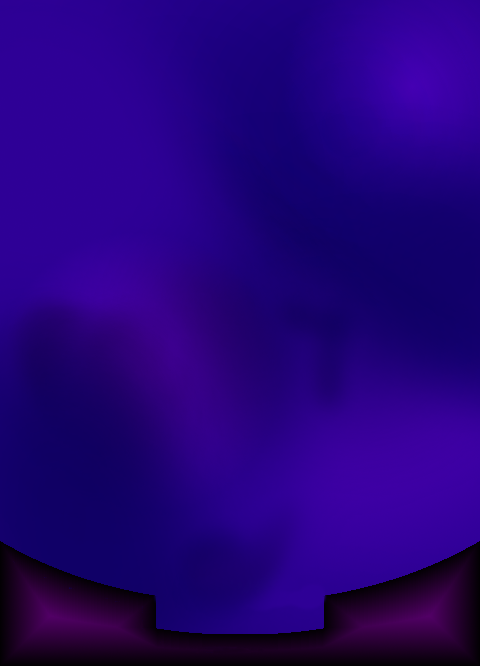
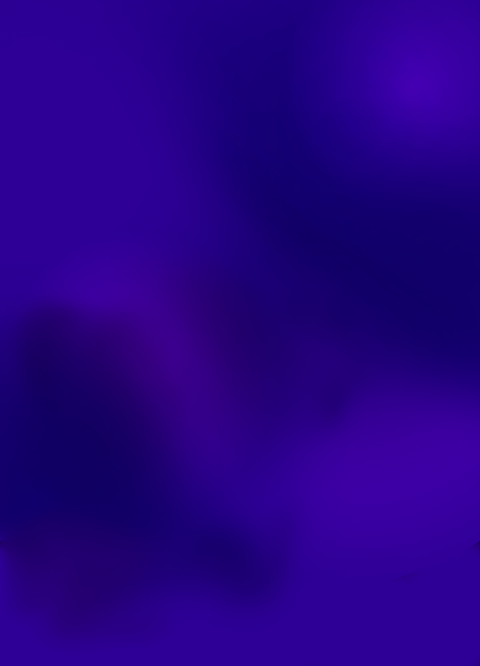
The second 480 × 666 image is a revision of the first. Changes to its layers:
painted on "Arriere 3" over (0, 298, 480, 666)
